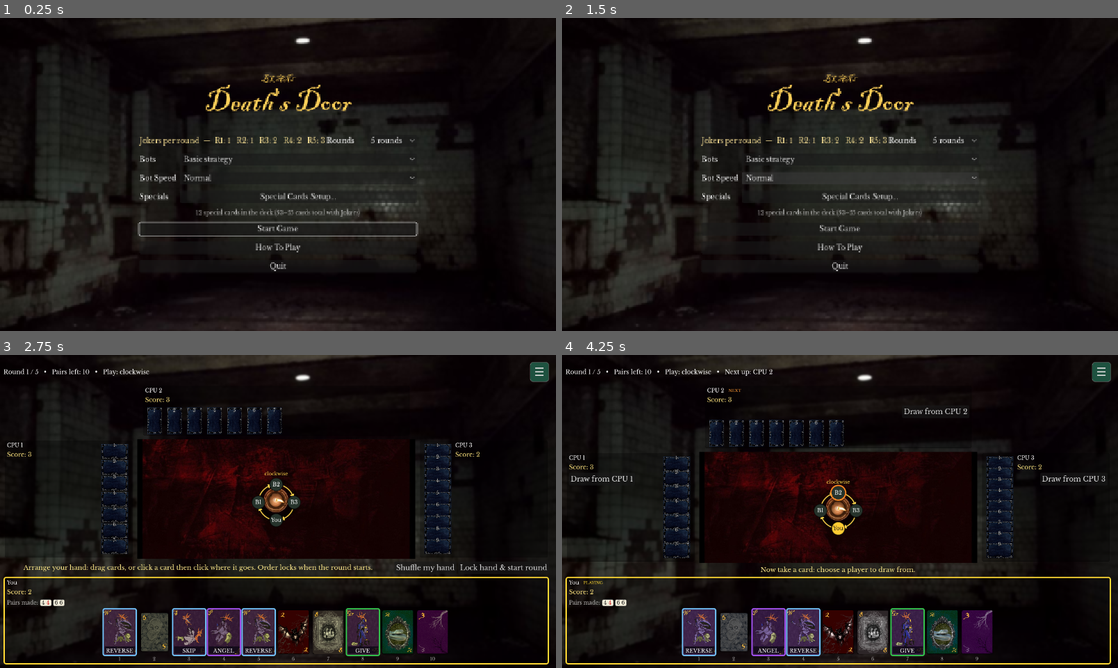
Above: before the commit, frames 1-4 (two rows, left to right).
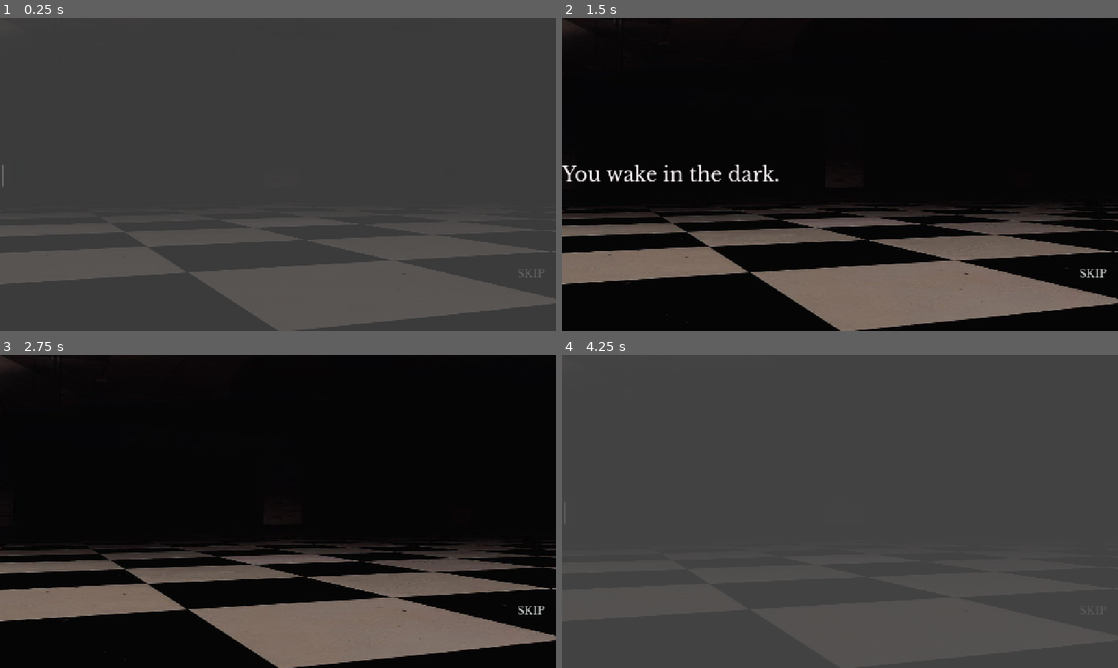
Above: after the commit, the same moments.

Repository: louibasmu/BLANd-
Game: Godot game, scene res://BaseGame/2. MainMenu/intro_story.tscn
Same seed, same stepped clock (60 frames per second), same inputs: the game is played once before the commit and once after it. Before the commit the project starts from res://BaseGame/2. MainMenu/main_menu.tscn.
Inputs (mouse positions are in pixels of both pictures, inside the frame that each line leads up to):
- Up to frame 1 (0.25 s): no input
- Up to frame 2 (1.5 s): click (862, 177) at 0.5 s, where only the run before the commit has a clickable "Normal"; click (862, 177) at 1.25 s, where only the run before the commit has a clickable "Normal"
- Up to frame 3 (2.75 s): click (278, 564) at 2 s, where only the run before the commit has a clickable "Start Game"
- Up to frame 4 (4.25 s): click (1067, 567) at 2.75 s, where only the run before the commit has a clickable "Lock hand & start round"; click "SKIP" at 3.5 s

The runs differ from the first frame. In frame 1, 92% of the frame differs, in the area x 0-100%, y 0-100%; in frame 2, 43%; in frame 3, 37%; in frame 4, 98%.

Commit message:
Added intro story

Diff:
--- /dev/null
+++ b/game-dev-seminar/BaseGame/2. MainMenu/intro_story.gd
@@ -0,0 +1,163 @@
+extends Control
+## Intro story: types each line letter by letter with a blinking cursor,
+## waits, clears the screen, then types the next line.
+## Click / Space / Enter = finish the line (or skip a pause).
+## The Skip button is connected to _leave() in the editor (Node tab -> Signals).
+
+
+@export_file("*.tscn") var menu_scene: String = "res://BaseGame/2. MainMenu/main_menu.tscn"
+
+@export_group("Story")
+@export_multiline var lines: Array[String] = [
+	"You wake in the dark.",
+	"Rope on your wrists.",
+	"Three strangers. One table.\nEvery one of them guilty.",
+	"A masked man deals the cards.",
+	"Only one of you leaves.",
+	"The cards are already dealt.",
+]
+@export var text_color := Color(0.88, 0.82, 0.68)
+@export var blood_color := Color(0.75, 0.12, 0.12)  # the LAST line uses this
+@export var cursor := "|"
+
+@export_group("Typing Speed")
+@export var type_delay := 0.09        # base time between letters
+@export var type_jitter := 0.04       # random +/- per letter
+@export var pause_comma := 0.35
+@export var pause_period := 0.8       # after . ! ?
+@export var pause_newline := 0.6
+@export var pause_after_line := 1.6   # wait once a line is finished
+@export var pause_between := 0.7      # dark pause between lines
+@export var first_delay := 1.2        # wait before the first line
+
+@export_group("Fades")
+@export var screen_fade_in := 1.0
+@export var screen_fade_out := 0.8
+@export var music_fade_in := 2.0
+@export var music_fade_out := 0.8
+
+
+@onready var _label: Label = $CenterContainer/StoryLabel
+@onready var _key_player: AudioStreamPlayer = $KeyClickPlayer
+@onready var _music_player: AudioStreamPlayer = $MusicPlayer
+
+
+var _typed := ""                 # text currently on screen
+var _typing := false             # true while letters are being typed
+var _skip_requested := false     # set by click / Space / Enter
+var _leaving := false            # true once heading to the menu
+
+
+func _ready() -> void:
+	# Music
+	if _music_player.stream != null:
+		var target_volume := _music_player.volume_db
+		_music_player.volume_db = -40.0
+		_music_player.play()
+		create_tween().tween_property(_music_player, "volume_db", target_volume, music_fade_in)
+
+	# Fade the screen in, then start the story.
+	modulate.a = 0.0
+	var t := create_tween()
+	t.tween_property(self, "modulate:a", 1.0, screen_fade_in)
+	t.tween_callback(_play_story)
+
+
+# Every frame: draw typed text + cursor.
+# Cursor is solid while typing, blinks twice a second while waiting.
+func _process(_delta: float) -> void:
+	var blink_on: bool = int(Time.get_ticks_msec() / 500.0) % 2 == 0
+	_label.text = _typed + (cursor if (_typing or blink_on) else " ")
+
+
+# Left-click or Space/Enter = "skip ahead".
+func _input(event: InputEvent) -> void:
+	var mb := event as InputEventMouseButton
+	var clicked: bool = mb != null and mb.pressed and mb.button_index == MOUSE_BUTTON_LEFT
+	if clicked or event.is_action_pressed("ui_accept"):
+		_skip_requested = true
+
+
+# For each line: set colour -> type it -> wait -> clear -> dark pause.
+# After the last line, go to the menu.
+func _play_story() -> void:
+	await _wait(first_delay)
+	for i in lines.size():
+		if _leaving or not is_inside_tree():
+			return
+		var is_last: bool = i == lines.size() - 1
+		_label.add_theme_color_override("font_color", blood_color if is_last else text_color)
+		await _type_line(lines[i])
+		await _wait(pause_after_line)
+		_typed = ""
+		await _wait(pause_between)
+	_leave()
+
+
+# Types one line a letter at a time. A click mid-line prints the rest at once.
+func _type_line(text: String) -> void:
+	_typed = ""
+	_typing = true
+	for i in text.length():
+		if _leaving or not is_inside_tree():
+			return
+		if _skip_requested:
+			_skip_requested = false
+			_typed = text
+			break
+		var ch := text[i]
+		_typed += ch
+		if ch != " " and ch != "\n" and _key_player.stream != null:
+			_key_player.pitch_scale = randf_range(0.9, 1.1)
+			_key_player.play()
+		await get_tree().create_timer(_delay_after(ch)).timeout
+	_typing = false
+
+
+# Pause length after a character: longer after punctuation, slightly random otherwise.
+func _delay_after(ch: String) -> float:
+	match ch:
+		",":
+			return pause_comma
+		".", "!", "?":
+			return pause_period
+		"\n":
+			return pause_newline
+		_:
+			return maxf(0.02, type_delay + randf_range(-type_jitter, type_jitter))
+
+
+# Waits `seconds`, but a click ends the wait early.
+func _wait(seconds: float) -> void:
+	var elapsed := 0.0
+	while elapsed < seconds:
+		if _leaving or not is_inside_tree():
+			return
+		if _skip_requested:
+			_skip_requested = false
+			return
+		await get_tree().create_timer(0.05).timeout
+		elapsed += 0.05
+
+
+# Fade music + screen out, then load the menu.
+# Also called by the Skip button (connected in the editor). Safe to call twice.
+func _leave() -> void:
+	if _leaving:
+		return
+	_leaving = true
+	create_tween().tween_property(_music_player, "volume_db", -40.0, music_fade_out)
+	var t := create_tween()
+	t.tween_property(self, "modulate:a", 0.0, screen_fade_out)
+	t.tween_callback(_go_to_menu)
+
+
+func _go_to_menu() -> void:
+	var err := get_tree().change_scene_to_file(menu_scene)
+	if err != OK:
+		push_error("Intro: could not load menu scene '%s' (error %d). Check Menu Scene in the Inspector." % [menu_scene, err])
+		modulate.a = 1.0
+		_leaving = false
+
+func _on_skip_button_pressed() -> void:
+	pass # Replace with function body.
--- /dev/null
+++ b/game-dev-seminar/BaseGame/2. MainMenu/intro_story.tscn
@@ -0,0 +1,106 @@
+[gd_scene format=3 uid="uid://c0kuc4jcka7wh"]
+
+[ext_resource type="Script" uid="uid://b8fs86kn8spj1" path="res://BaseGame/2. MainMenu/intro_story.gd" id="1_u31pj"]
+[ext_resource type="Texture2D" uid="uid://mtqopwkjmew" path="res://BaseGame/X.jpeg" id="2_3v3jw"]
+[ext_resource type="AudioStream" uid="uid://c4xmc1jrf3t73" path="res://sound_assets/ScaryMusic2018-10-12_-_It_Is_Coming_-_David_Fesliyan.mp3" id="2_tx0by"]
+[ext_resource type="FontFile" uid="uid://beqhif7l28ciw" path="res://Fonts/LibreBaskerville.ttf" id="3_3v3jw"]
+[ext_resource type="AudioStream" uid="uid://dumay4o84sh22" path="res://wii-keyboard-click-3.mp3" id="4_niqfb"]
+
+[sub_resource type="Theme" id="Theme_x0vsp"]
+
+[sub_resource type="FontVariation" id="FontVariation_niqfb"]
+base_font = ExtResource("3_3v3jw")
+
+[node name="IntroStory" type="Control" unique_id=1582264726]
+custom_maximum_size = Vector2(0, -1)
+layout_mode = 3
+anchor_top = 0.5
+anchor_bottom = 0.5
+grow_vertical = 2
+size_flags_horizontal = 3
+size_flags_vertical = 0
+theme = SubResource("Theme_x0vsp")
+script = ExtResource("1_u31pj")
+menu_scene = "uid://cn6hgnd16x23b"
+lines = Array[String](["You wake in the dark.", "Rope on your wrists.", "Three strangers. One table.
+Every one of them guilty.", "A masked man deals the cards.", "Only one of you can survive."])
+text_color = Color(0.9907475, 0.9622629, 0.980622, 1)
+blood_color = Color(0.7490196, 0.12156863, 0.12156863, 1)
+type_delay = 0.05
+music_fade_in = 0.5
+
+[node name="Background2" type="ColorRect" parent="." unique_id=1803045966]
+layout_mode = 1
+anchors_preset = -1
+anchor_right = 1.0
+anchor_bottom = 1.0
+grow_horizontal = 2
+grow_vertical = 2
+color = Color(0.06053035, 0.06053035, 0.060530342, 1)
+
+[node name="BackgroundPic2" type="TextureRect" parent="." unique_id=415892830]
+layout_mode = 1
+anchors_preset = -1
+offset_left = -38.0
+offset_top = -369.0
+offset_right = 1281.0
+offset_bottom = 378.0
+grow_horizontal = 2
+grow_vertical = 2
+texture = ExtResource("2_3v3jw")
+expand_mode = 1
+
+[node name="Dim" type="ColorRect" parent="." unique_id=401143022]
+layout_mode = 0
+offset_right = 40.0
+offset_bottom = 40.0
+color = Color(1, 1, 1, 0)
+
+[node name="CenterContainer" type="CenterContainer" parent="." unique_id=1153389611]
+custom_minimum_size = Vector2(2, 0)
+layout_mode = 1
+anchors_preset = 4
+anchor_top = 0.5
+anchor_bottom = 0.5
+offset_top = -29.0
+offset_right = 1.0
+offset_bottom = 29.0
+grow_vertical = 2
+
+[node name="StoryLabel" type="Label" parent="CenterContainer" unique_id=1655492682]
+layout_mode = 2
+theme_override_fonts/font = SubResource("FontVariation_niqfb")
+theme_override_font_sizes/font_size = 46
+
+[node name="HintLabel" type="Label" parent="." unique_id=303926937]
+layout_mode = 0
+offset_right = 40.0
+offset_bottom = 23.0
+
+[node name="SkipButton" type="Button" parent="." unique_id=204437529]
+modulate = Color(0.9702564, 0.9884185, 0.9959453, 1)
+layout_mode = 1
+anchors_preset = 1
+anchor_left = 1.0
+anchor_right = 1.0
+offset_left = 1187.0
+offset_top = 205.0
+offset_right = 1258.0
+offset_bottom = 251.0
+grow_horizontal = 0
+focus_mode = 0
+theme_override_fonts/font = ExtResource("3_3v3jw")
+theme_override_font_sizes/font_size = 25
+text = "SKIP"
+flat = true
+
+[node name="KeyClickPlayer" type="AudioStreamPlayer" parent="." unique_id=1229243522]
+stream = ExtResource("4_niqfb")
+volume_db = -18.409
+
+[node name="MusicPlayer" type="AudioStreamPlayer" parent="." unique_id=358753817]
+stream = ExtResource("2_tx0by")
+volume_db = -8.0
+parameters/looping = true
+
+[connection signal="pressed" from="SkipButton" to="." method="_leave"]
--- a/game-dev-seminar/project.godot
+++ b/game-dev-seminar/project.godot
@@ -11,7 +11,7 @@
 [application]
 
 config/name="BLANdevelopers"
-run/main_scene="res://BaseGame/2. MainMenu/main_menu.tscn"
+run/main_scene="uid://c0kuc4jcka7wh"
 config/features=PackedStringArray("4.7", "GL Compatibility")
 config/icon="res://icon.svg"
 
Binary file added: game-dev-seminar/BaseGame/2. MainMenu/_ (29).jpeg
Not shown, added: game-dev-seminar/BaseGame/2. MainMenu/_ (29).jpeg.import
Not shown, added: game-dev-seminar/BaseGame/2. MainMenu/intro_story.gd.uid
Not shown, added: game-dev-seminar/BaseGame/5. CardTable/jusatti890-scream-horror-sfx-490909.mp3.import
Binary file added: game-dev-seminar/BaseGame/X.jpeg
Not shown, added: game-dev-seminar/BaseGame/X.jpeg.import
Not shown, added: game-dev-seminar/sound_assets/ScaryMusic2018-10-12_-_It_Is_Coming_-_David_Fesliyan.mp3.import
Not shown, added: game-dev-seminar/sound_assets/scream.mp3.import
Not shown, added: game-dev-seminar/sound_assets/wii-keyboard-click-3.mp3.import
Not shown, added: game-dev-seminar/wii-keyboard-click-3.mp3.import
Not shown, added: game-dev-seminar/BaseGame/5. CardTable/jusatti890-scream-horror-sfx-490909.mp3
Not shown, added: game-dev-seminar/sound_assets/ScaryMusic2018-10-12_-_It_Is_Coming_-_David_Fesliyan.mp3
(and 3 more such lines)
